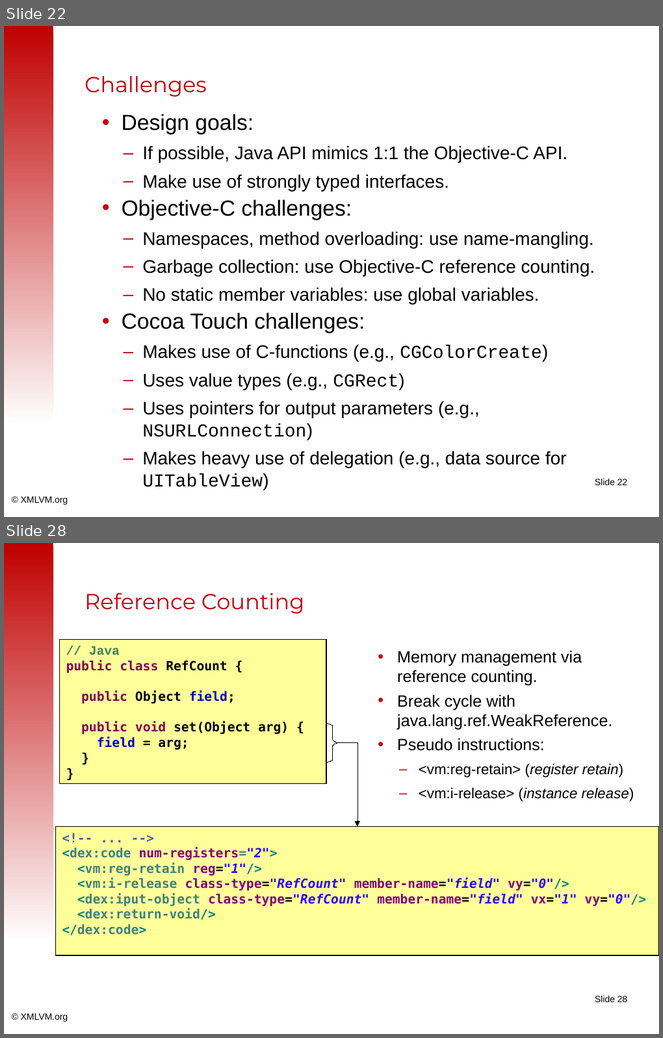
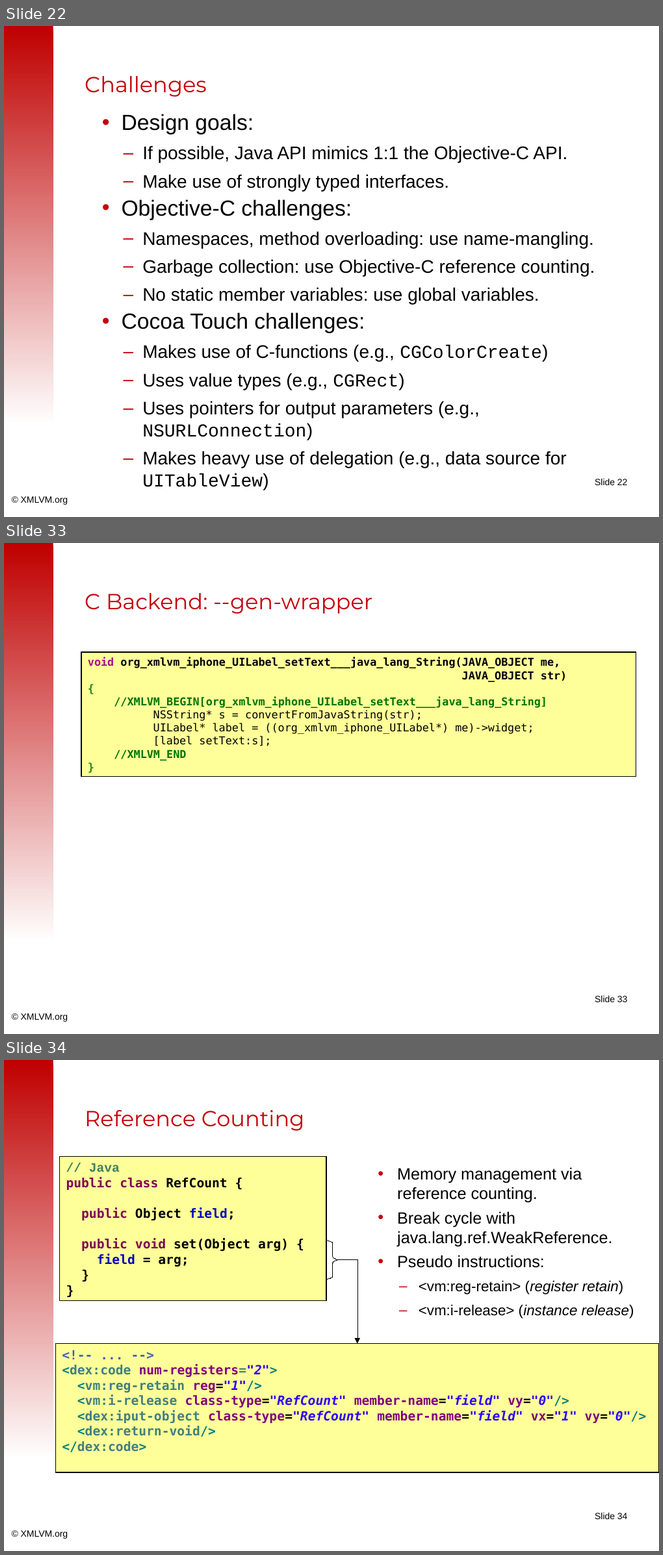
Before and after one commit to tisoft/xmlvm, a slide deck: doc/slides/android2iphone-master.odp. Shown one above the other, each under a label of ours: slides 22 and 28 before the commit, slides 22, 33 and 34 after it; the slides between them are not shown. The pictures are 663x1038 and 663x1555 pixels, drawn with LibreOffice and Linux fonts; fonts in the diff are those of the drawing; background and template pictures are left out. Boxes give left, top, right and bottom in pixels: in the first picture for what was removed or moved away, otherwise in the second. Text is boxed around its words. In the diff, an @@ line names an element or a change of style, - is before the commit and + after.

Commit message:
Added slides for C Backend.

```diff
--- a/doc/slides/android2iphone-master.odp
+++ b/doc/slides/android2iphone-master.odp
@@ slide 33 added at (x1=4, y1=543, x2=659, y2=1034), background #FFFFFF; not listed: 3 template elements that a slide beside it also shows @@
@@ title added at (x1=85, y1=593, x2=373, y2=614), 24 pt, text #C5000B @@
+C Backend: --gen-wrapper
@@ rectangle added at (x1=81, y1=652, x2=636, y2=777), fill #FFFF99, outline #000000 0.99 pt, 12 pt, text #000000, bold @@
+void org_xmlvm_iphone_UILabel_setText___java_lang_String(JAVA_OBJECT me,
+JAVA_OBJECT str)
+{
+//XMLVM_BEGIN[org_xmlvm_iphone_UILabel_setText___java_lang_String]
+NSString* s = convertFromJavaString(str);
+UILabel* label = ((org_xmlvm_iphone_UILabel*) me)->widget;
+[label setText:s];
+//XMLVM_END
+}
@@ what was slide 28 is now slide 34 @@
@@ page number at (x1=595, y1=1513, x2=628, y2=1520): text changed @@
-Slide 28
+Slide 34
```
Also in this commit, not shown: 5 slides changed, 5 other slides added.
